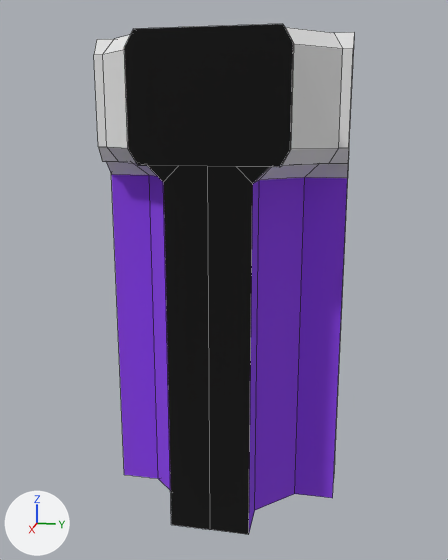
The FBX model Assets/Resources/Models/Environment/Wall T.fbx as it was, and as the next commit left it.
Camera for both pictures: a 50 mm camera at (2.73, 0.51, 0.66) aimed at (0.1, -0.02, 0.0). Arrows for +X, +Y and +Z are at lower left; the lights stay in place. Mesh edges are drawn as thin lines.

Objects in the first picture: 'Wall T'.
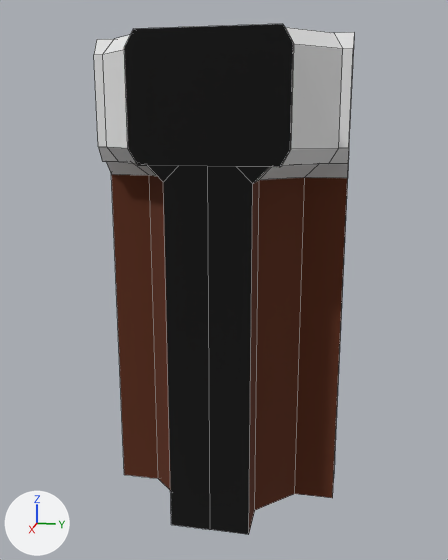
The newer file is also turned or shifted as a whole; pictures and numbers use the older file's frame.

The edits, one by one:
me_cube_008 has 99 vertices, 76 faces and spans x -0.3..0.5, y -0.5..0.5, z -0.98..1.0.
me_cube_008 is used by ob_wall_t; location (0.0, 0.0, 0.0).
me_cube_008 part 1: all 6 faces that had it switch from mat_wall_indoor (purple #8b40e7) to mat_wall_outdoor (brown #5c2b15).

Where the change shows, as pixel boxes (x1, y1, x2, y2) in the pictures (448 x 560 px):
part 1 of me_cube_008, recoloured (purple to brown): (111, 174, 347, 532) in both
